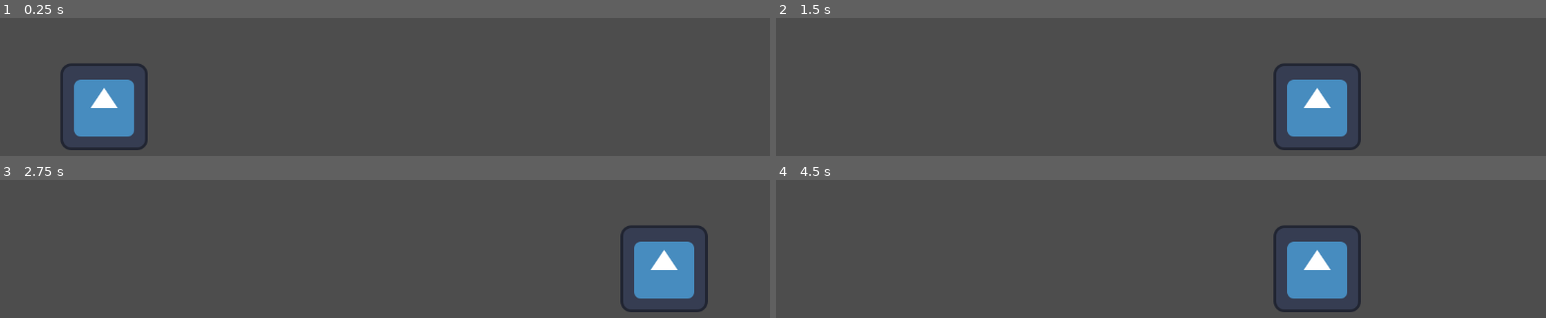
Above: before the commit, frames 1-4 (two rows, left to right).
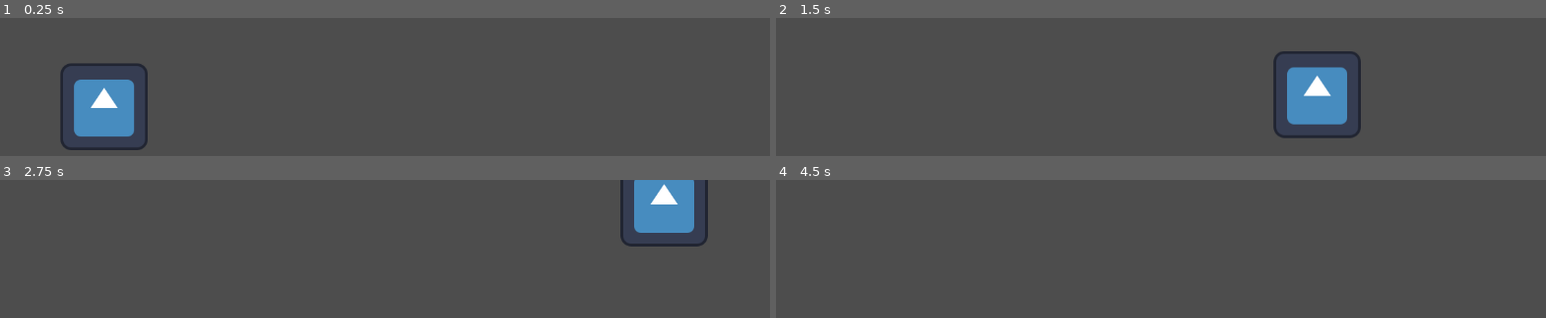
Above: after the commit, the same moments.

Repository: GDDclub/BIG
Game: Godot game, scene res://main.tscn
The game is run twice, just before and just after one commit, with the same random seed, the same clock (stepped at 60 frames per second) and the same inputs. The engine's default icon, where the game draws it, is replaced by a stand-in: a white triangle on a blue panel in a dark square.
Inputs:
- Up to frame 1 (0.25 s): no input
- Up to frame 2 (1.5 s): tap Enter at 0.5 s; hold D (walk_right) 0.53-1.28 s; hold A (walk_left) from 1.28 s (still down)
- Up to frame 3 (2.75 s): release A (walk_left) at 2.03 s; hold D (walk_right) from 2.03 s (still down)
- Up to frame 4 (4.5 s): tap Space at 3.5 s; release D (walk_right) at 3.53 s; hold A (walk_left) from 3.53 s (still down)

The runs differ from the first frame. In frame 2, 2.9% of the frame differs, in the area x 64-76%, y 24-96%; in frame 3, 7.2%, in the area x 80-92%, y 0-96%; in frame 4, 4.1%.

Commit message:
Gravity implement
wed

Diff:
--- a/bigproject/character/character_scripts/fsm_character.gd
+++ b/bigproject/character/character_scripts/fsm_character.gd
@@ -9,7 +9,7 @@
 @onready var input = InputManager.new()
 
 # Facing direction of the character, initially set to the right
-const GRAVITY = 200.0
+const GRAVITY = 20.0
 const WALK_SPEED = 600
 
 func _ready():
@@ -17,6 +17,8 @@
 
 func _process(delta):
 	fsm.update(delta)
+	velocity.y -= GRAVITY*delta
+	print(self.position)
 	move_and_slide()
 
 
